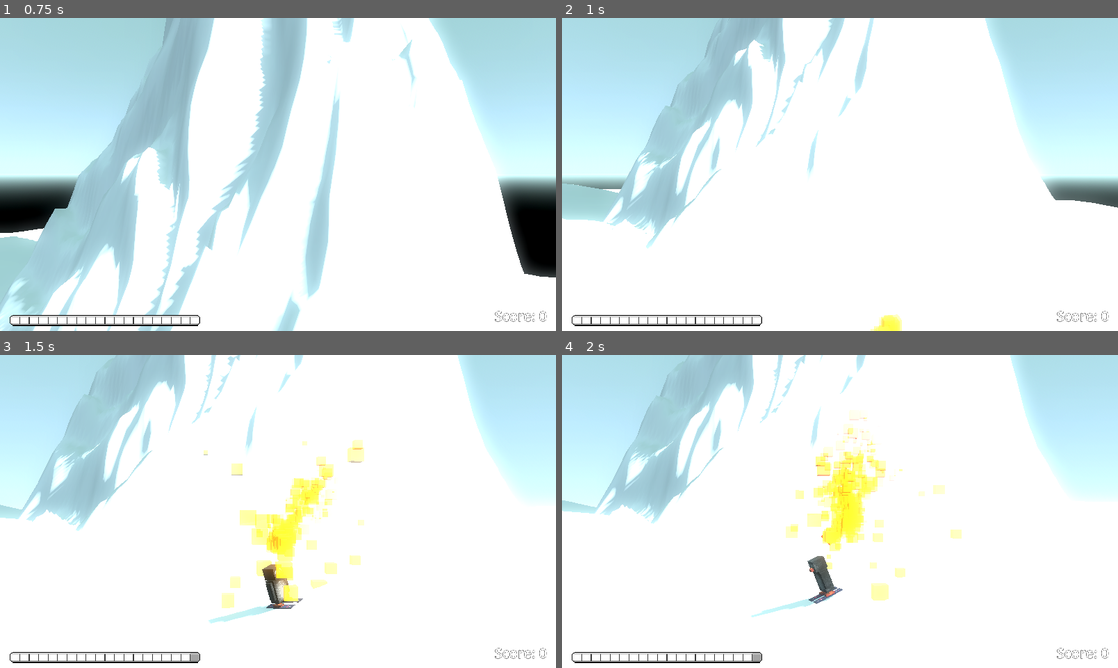
Above: before the commit, frames 1-4 (two rows, left to right).
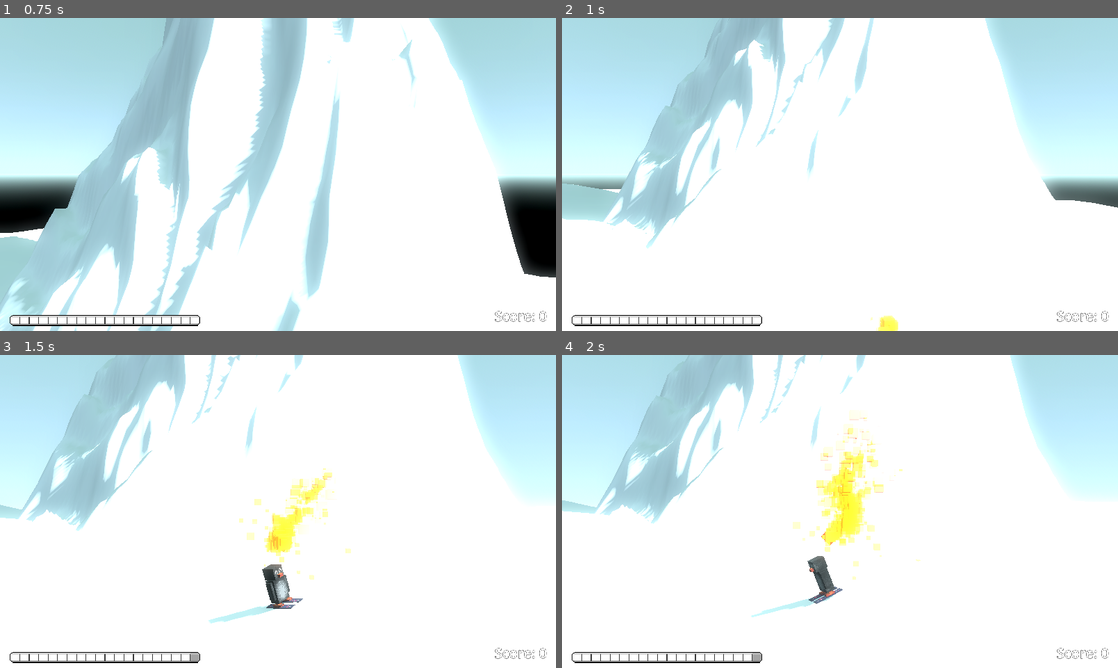
Above: after the commit, the same moments.

Repository: CodingBigTime/pencil-chisel-code-2023
Game: Godot game, scene res://scenes/ui/main_menu.tscn
Two runs of this game, one before a commit and one after it. Both use one fixed random seed, a clock stepped at 60 frames per second and the inputs below. The engine's default icon, where the game draws it, is replaced by a stand-in: a white triangle on a blue panel in a dark square.
Inputs (mouse positions are in pixels of both pictures, inside the frame that each line leads up to):
- Up to frame 1 (0.75 s): click (66, 133) at 0.5 s
- Up to frame 2 (1 s): no input
- Up to frame 3 (1.5 s): hold D (right) from 1.28 s (still down); tap Space (boost) at 1.35 s
- Up to frame 4 (2 s): keep holding D (right)

Frame 1 is identical in both runs. In frame 2, 0.1% of the frame differs, in the area x 55-62%, y 94-100%; in frame 3, 2.7%, in the area x 36-66%, y 27-81%; in frame 4, 1.9%.

Commit message:
Update enemy particles

Diff:
--- a/actors/enemy.tscn
+++ b/actors/enemy.tscn
@@ -37,6 +37,7 @@
 initial_velocity_min = -10.0
 initial_velocity_max = 10.0
 scale_min = 0.25
+scale_max = 1.25
 
 [sub_resource type="StandardMaterial3D" id="StandardMaterial3D_k5pm4"]
 transparency = 1
@@ -44,7 +45,7 @@
 
 [sub_resource type="BoxMesh" id="BoxMesh_r600b"]
 material = SubResource("StandardMaterial3D_k5pm4")
-size = Vector3(0.5, 0.5, 0.5)
+size = Vector3(0.2, 0.2, 0.2)
 
 [node name="Enemy" type="CharacterBody3D"]
 floor_constant_speed = true
@@ -68,7 +69,7 @@
 
 [node name="GPUParticles3D2" type="GPUParticles3D" parent="."]
 amount = 50
-lifetime = 0.6
+lifetime = 0.3
 randomness = 1.0
 process_material = SubResource("ParticleProcessMaterial_7egev")
 draw_pass_1 = SubResource("BoxMesh_r600b")
